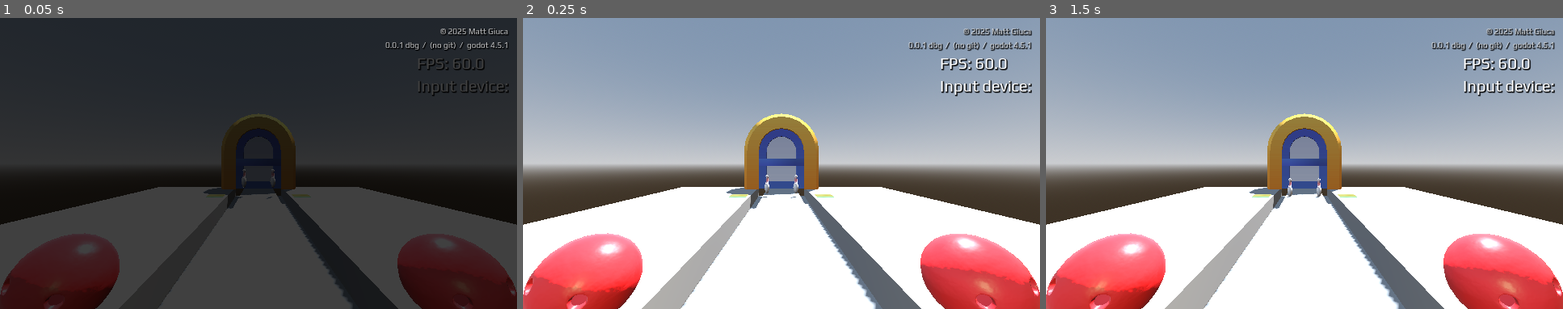
Above: before the commit, frames 1-3 (left to right).
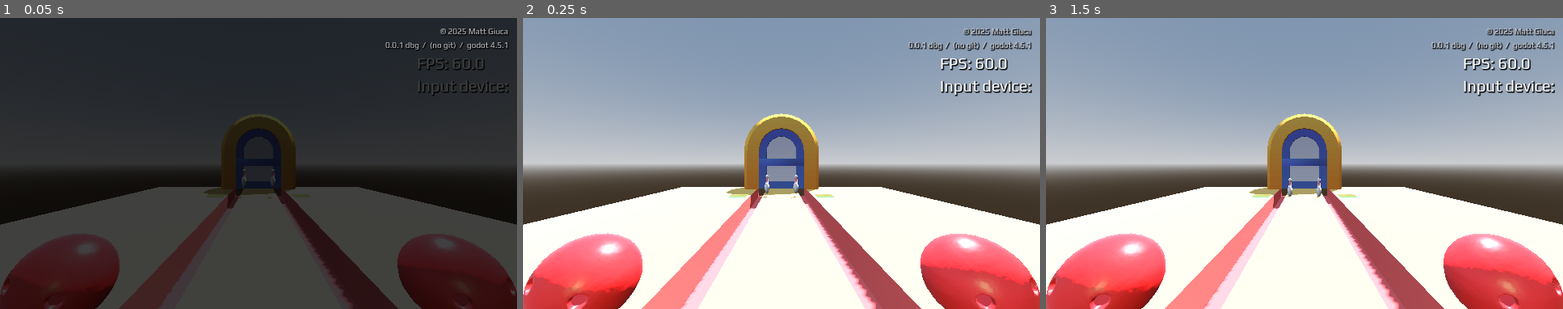
Above: after the commit, the same moments.

Repository: mgiuca/two-hands
Game: Godot game, scene res://scenes/levels/bowling.tscn
Same seed, same stepped clock (60 frames per second), same inputs: the game is played once before the commit and once after it. This scene is started directly instead of the project's main scene.
Inputs (mouse positions are in pixels of both pictures, inside the frame that each line leads up to):
- Up to frame 1 (0.05 s): no input
- Up to frame 2 (0.25 s): no input
- Up to frame 3 (1.5 s): tap Enter (ui_accept) at 0.5, 0.77, 1.07, 1.25 s; move the mouse to (1418, 148) at 0.52 s; hold Right (ui_right) 0.53-1.25 s; click (1418, 148) at 0.67 s; drag from (1201, 178) to (1278, 221) at 1.27 s

The runs differ from the first frame. In frame 1, less than 0.1% of the frame differs, in the area x 30-69%, y 58-100%; in frame 2, 5.4%, in the area x 22-78%, y 58-100%; in frame 3, 5.4%.

Commit message:
Bowling level: bit of colour.

Diff:
--- a/scenes/levels/bowling.tscn
+++ b/scenes/levels/bowling.tscn
@@ -1,10 +1,16 @@
-[gd_scene load_steps=6 format=3 uid="uid://b1kukgwhukgjf"]
+[gd_scene load_steps=8 format=3 uid="uid://b1kukgwhukgjf"]
 
 [ext_resource type="PackedScene" uid="uid://tdgkmflrwhol" path="res://scenes/level.tscn" id="1_suiyq"]
 [ext_resource type="PackedScene" uid="uid://uro72wsx2r5i" path="res://scenes/bowling_ball.tscn" id="2_2p8bq"]
 [ext_resource type="PackedScene" uid="uid://befgfai7xh21g" path="res://scenes/door.tscn" id="3_2p8bq"]
 [ext_resource type="PackedScene" uid="uid://cvqyeskxo4r8f" path="res://scenes/bowling_pin.tscn" id="3_7wjn3"]
 [ext_resource type="PackedScene" uid="uid://udigdayvrvfd" path="res://scenes/flags.tscn" id="4_2p8bq"]
+
+[sub_resource type="StandardMaterial3D" id="StandardMaterial3D_2p8bq"]
+albedo_color = Color(1, 0.80828303, 0.43702203, 1)
+
+[sub_resource type="StandardMaterial3D" id="StandardMaterial3D_ujw30"]
+albedo_color = Color(1, 0.42000002, 0.42000002, 1)
 
 [node name="Level" node_paths=PackedStringArray("left_hand", "right_hand", "activator1", "activator2") instance=ExtResource("1_suiyq")]
 left_hand = NodePath("BallLeft")
@@ -24,16 +30,19 @@
 transform = Transform3D(1, 0, 0, 0, 1, 0, 0, 0, 1, 0, -0.5, -2.5)
 use_collision = true
 size = Vector3(11, 1, 16)
+material = SubResource("StandardMaterial3D_2p8bq")
 
 [node name="GutterLeft" type="CSGBox3D" parent="Static/Ground" index="0"]
 transform = Transform3D(1, 0, 0, 0, 1, 0, 0, 0, 1, -1, 0.5, -2)
 operation = 2
 size = Vector3(0.5, 1, 12)
+material = SubResource("StandardMaterial3D_ujw30")
 
 [node name="GutterRight" type="CSGBox3D" parent="Static/Ground" index="1"]
 transform = Transform3D(1, 0, 0, 0, 1, 0, 0, 0, 1, 1, 0.5, -2)
 operation = 2
 size = Vector3(0.5, 1, 12)
+material = SubResource("StandardMaterial3D_ujw30")
 
 [node name="PinLeft" parent="." index="8" node_paths=PackedStringArray("flags") instance=ExtResource("3_7wjn3")]
 transform = Transform3D(1, 0, 0, 0, 1, 0, 0, 0, 1, -0.571, 0.361, -7.486)
